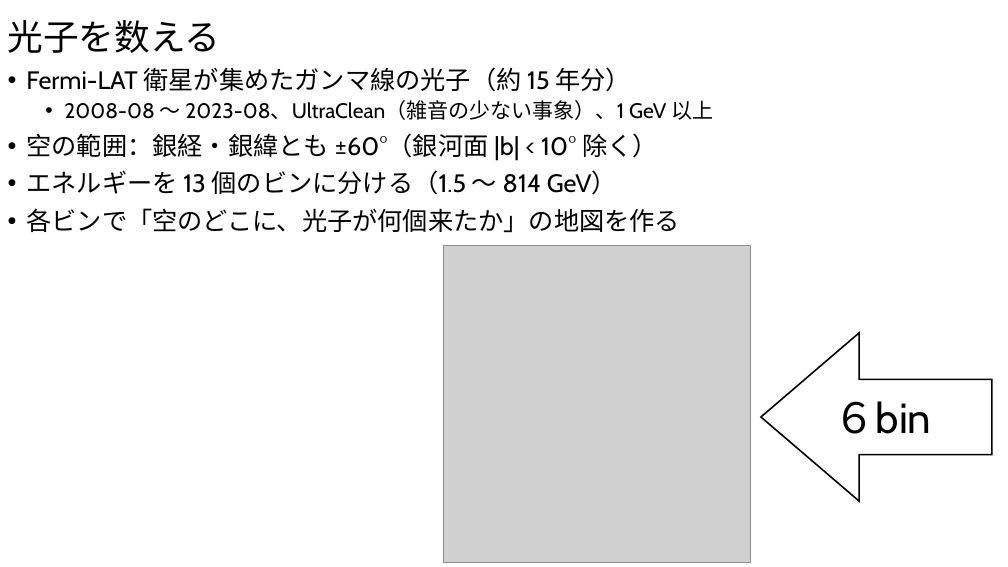
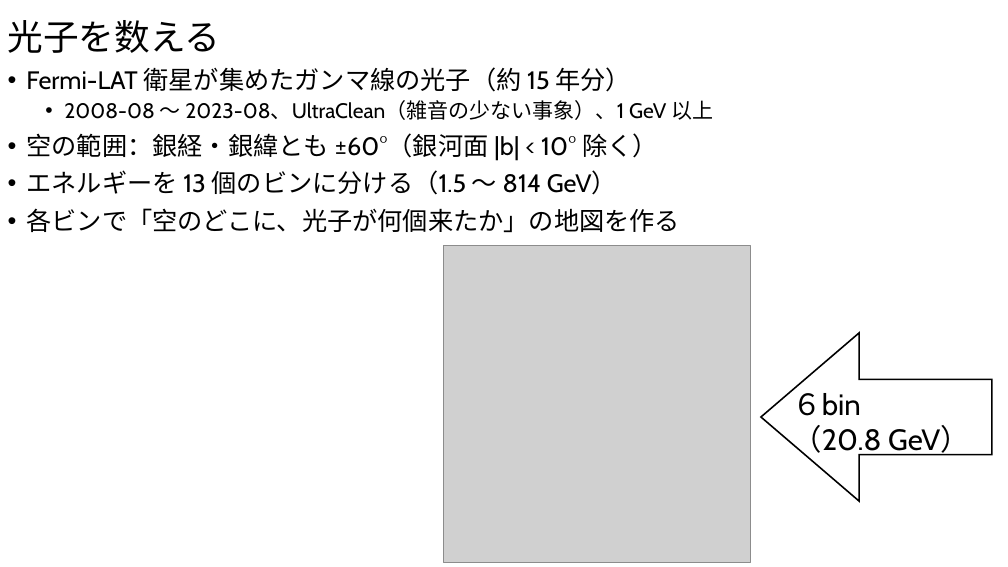
Before and after one commit to Mikann20041029/darkmatter-slides, a slide deck: slide 3 of slides/2026-10-02_研究進捗報告.pptx. Drawn at 1008x567 pixels with LibreOffice and Linux fonts; fonts in the diff are those of the drawing; grey boxes stand for pictures. Boxes give left, top, right and bottom in pixels: in the first picture for what was removed or moved away, otherwise in the second. Text is boxed around its words. In the diff, an @@ line names an element or a change of style, - is before the commit and + after.

```diff
--- a/slides/2026-10-02_研究進捗報告.pptx
+++ b/slides/2026-10-02_研究進捗報告.pptx
@@ text "６bin": place and size @@
-text "６bin" at [834,401,932,434]
+text "６bin" at [793,385,970,459]
@@ text at [793,385,861,416]: size 40 to 28 pt in "６bin" @@
@@ text at [793,425,970,459]: paragraph added @@
+（20.8 GeV）
```
Also in this commit, not shown: 1 other slide changed.
